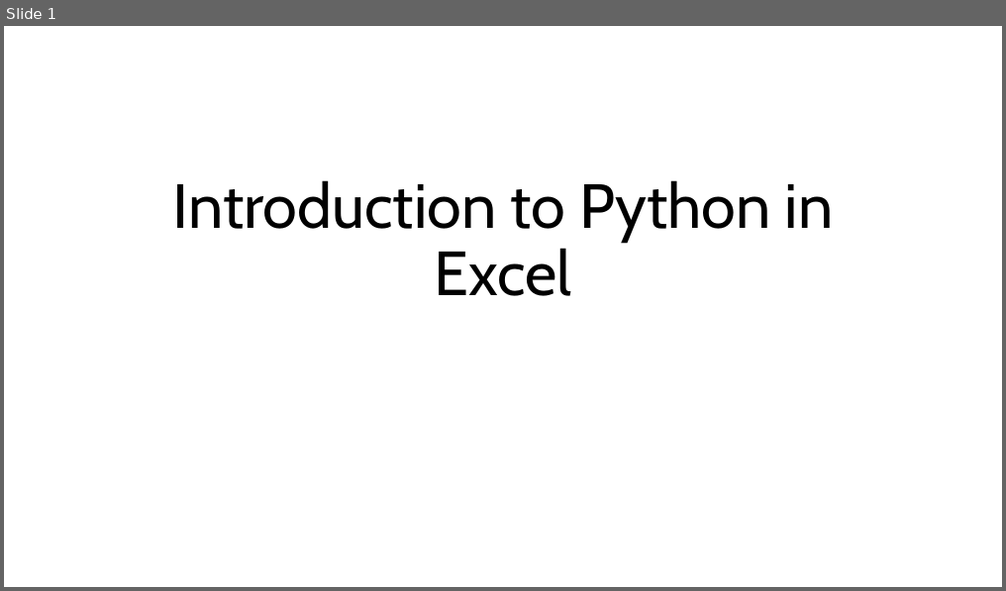
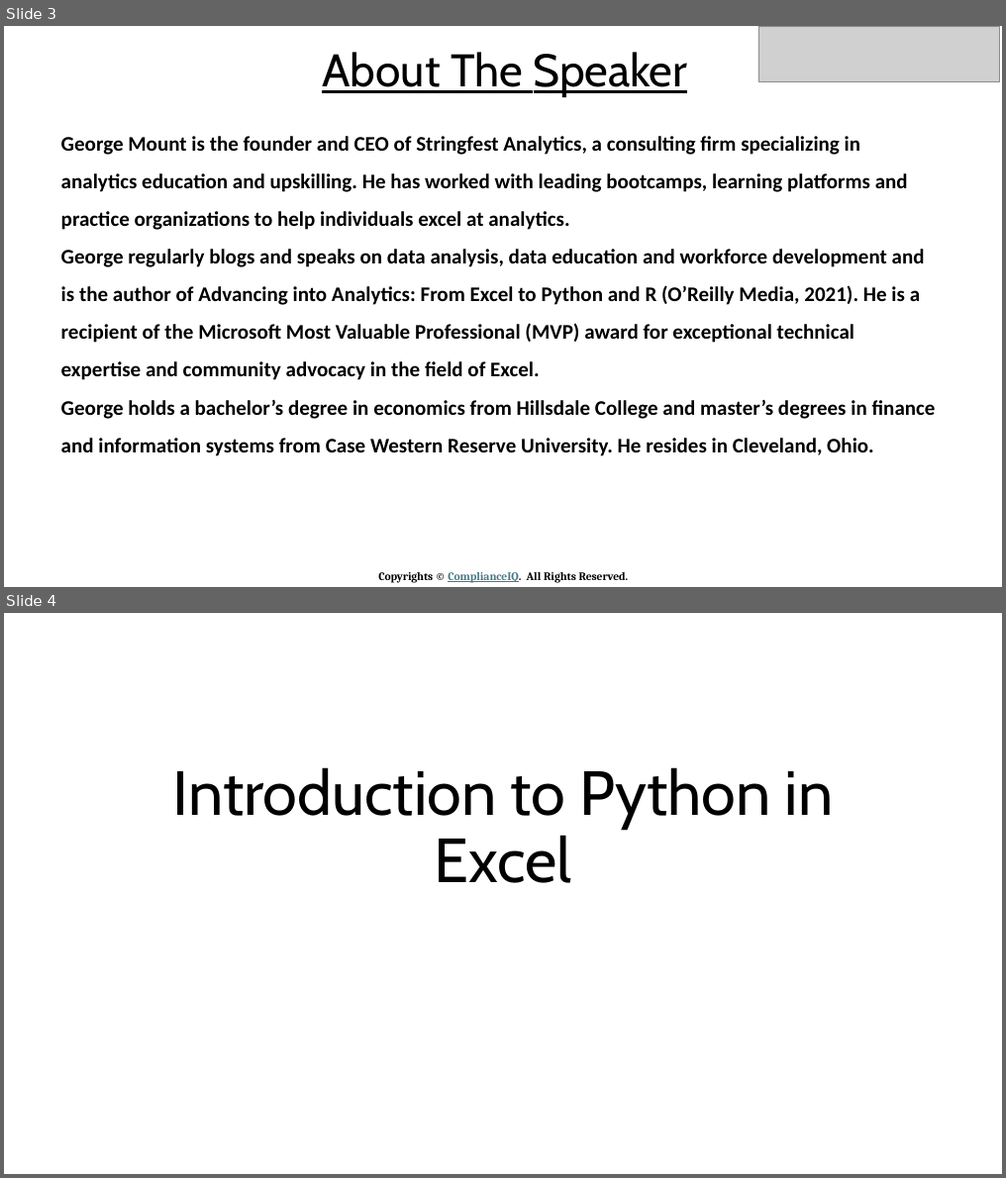
Before and after one commit to stringfestdata/complianceiq-into-python-for-excel, a slide deck: Introduction to Python in Excel.pptx. Shown one above the other, each under a label of ours: slide 1 before the commit, slides 3 and 4 after it. The pictures are 1006x591 and 1006x1178 pixels, drawn with LibreOffice and Linux fonts; fonts in the diff are those of the drawing; grey boxes stand for pictures. Boxes give left, top, right and bottom in pixels: in the first picture for what was removed or moved away, otherwise in the second. Text is boxed around its words. In the diff, an @@ line names an element or a change of style, - is before the commit and + after.

```diff
--- a/Introduction to Python in Excel.pptx
+++ b/Introduction to Python in Excel.pptx
@@ slide 3 added at box(4, 26, 1002, 587), background #FFFFFF @@
@@ title added at box(322, 52, 688, 97), 44 pt, text #000000, underline @@
+About The Speaker
@@ picture added at box(758, 26, 1000, 82) @@
@@ text added at box(61, 136, 936, 457), 20 pt, text #000000, bold @@
+George Mount is the founder and CEO of Stringfest Analytics, a consulting firm specializing in analytics education and upskilling. He has worked with leading bootcamps, learning platforms and practice organizations to help individuals excel at analytics.
+George regularly blogs and speaks on data analysis, data education and workforce development and is the author of Advancing into Analytics: From Excel to Python and R (O’Reilly Media, 2021). He is a recipient of the Microsoft Most Valuable Professional (MVP) award for exceptional technical expertise and community advocacy in the field of Excel.
+George holds a bachelor’s degree in economics from Hillsdale College and master’s degrees in finance and information systems from Case Western Reserve University. He resides in Cleveland, Ohio.
@@ text added at box(378, 572, 629, 583), 11 pt, text #000000, bold @@
+Copyrights © ComplianceIQ. All Rights Reserved.
@@ what was slide 1 is now slide 4 @@
```
Also in this commit, not shown: 4 other slides added, 2 slides removed.
